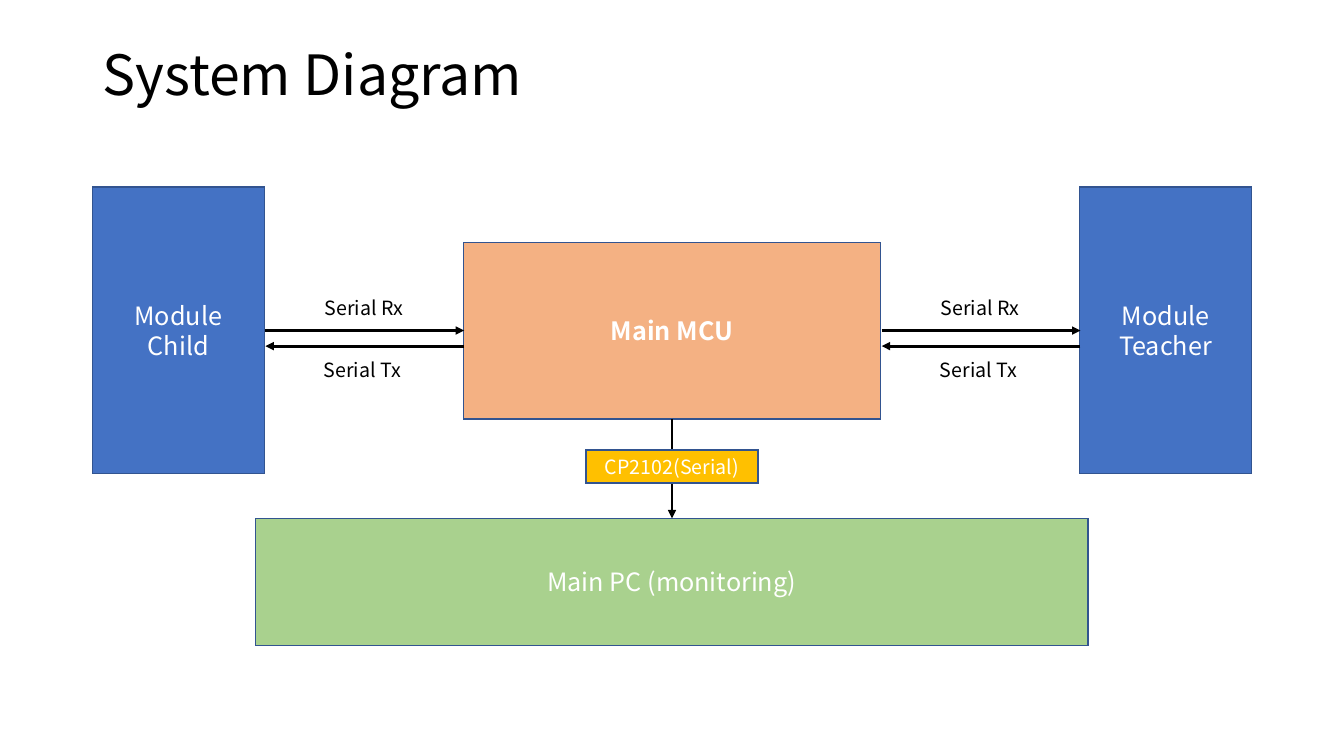
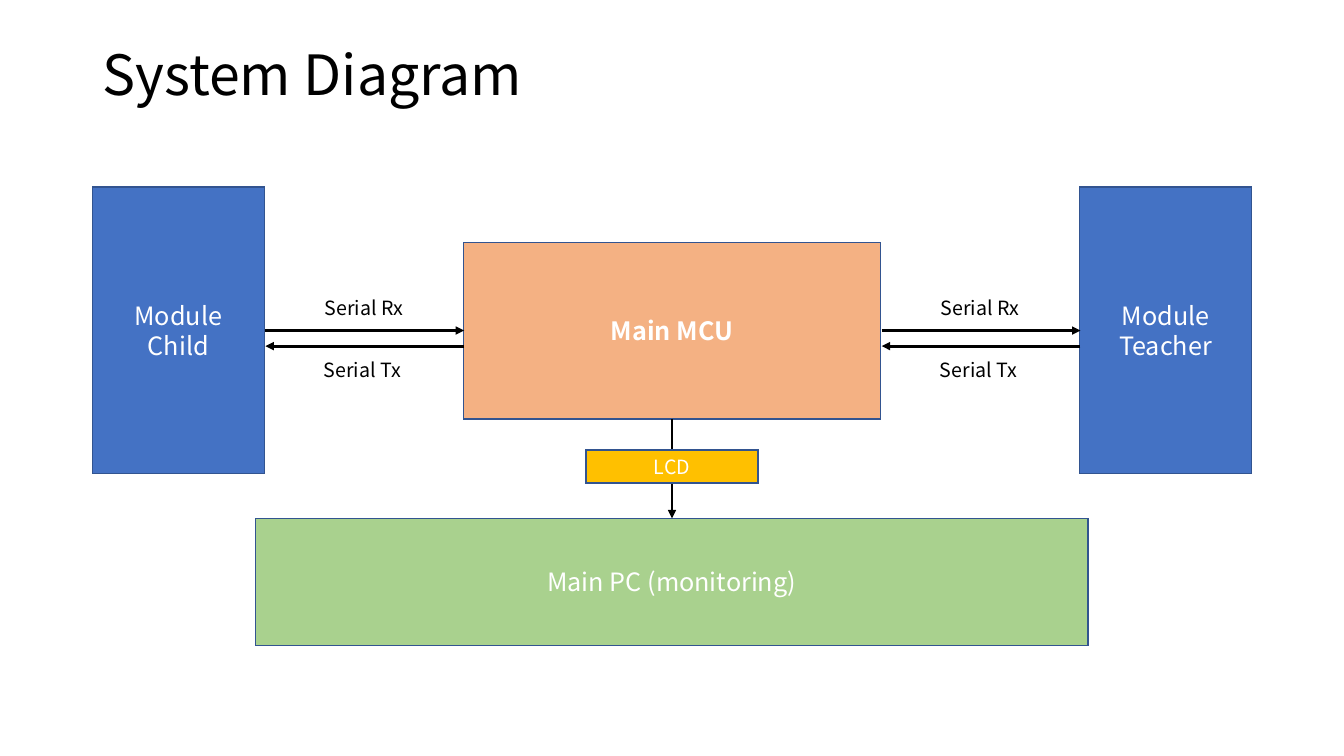
Before and after one commit to kimkyowon/Physical_Computing_Final, a slide deck: slide 3 of Physical_Computing/Documents/Physical Computing.pptx (slide 2 before the commit). Drawn at 1344x756 pixels with LibreOffice and Linux fonts; fonts in the diff are those of the drawing. Boxes give left, top, right and bottom in pixels: in the first picture for what was removed or moved away, otherwise in the second. Text is boxed around its words. In the diff, an @@ line names an element or a change of style, - is before the commit and + after.

```diff
--- a/Physical_Computing/Documents/Physical Computing.pptx
+++ b/Physical_Computing/Documents/Physical Computing.pptx
@@ text in rectangle at (x1=654, y1=459, x2=690, y2=475): text changed @@
-CP2102(Serial)
+LCD
```
Also in this commit, not shown: 1 other slide changed, 4 slides added.
